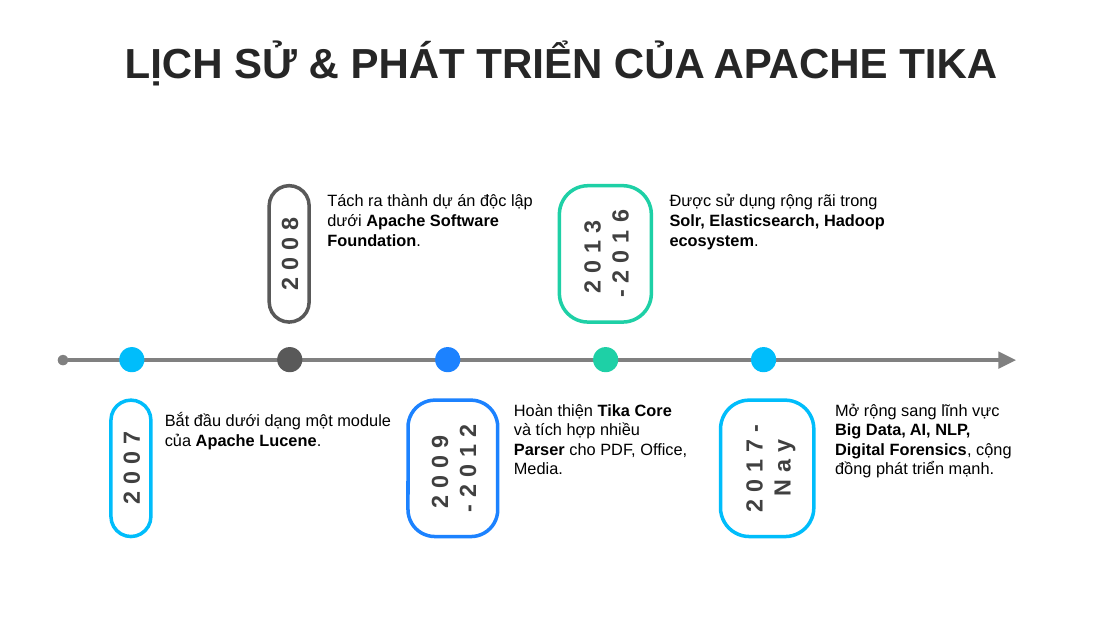
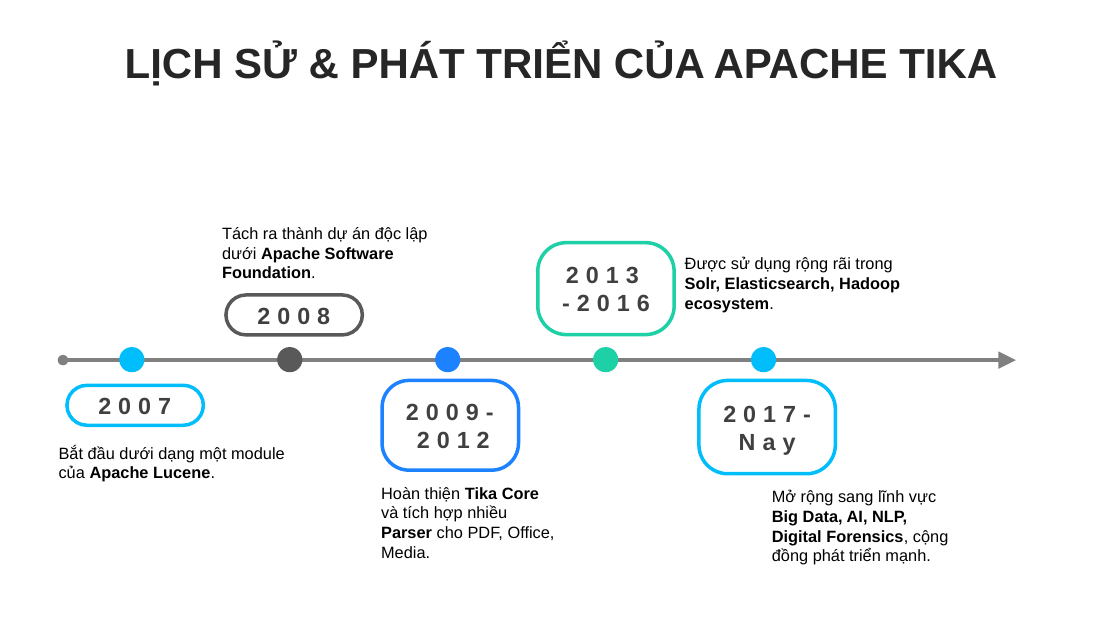
Before and after one commit to dexter826/tika_demo, a slide deck: slide 3 of Report_ApacheTika.pptx. Drawn at 1120x630 pixels with LibreOffice and Linux fonts; fonts in the diff are those of the drawing. Boxes give left, top, right and bottom in pixels: in the first picture for what was removed or moved away, otherwise in the second. Text is boxed around its words. In the diff, an @@ line names an element or a change of style, - is before the commit and + after.

```diff
--- a/Report_ApacheTika.pptx
+++ b/Report_ApacheTika.pptx
@@ text "Tách ra thành dự án ...": place and size @@
-text "Tách ra thành dự án ..." at [327, 194, 533, 246]
+text "Tách ra thành dự án ..." at [222, 227, 428, 278]
@@ text "2013-2016": place and size @@
-text "2013-2016" at [580, 218, 634, 296]
+text "2013-2016" at [562, 266, 650, 311]
@@ text "Được sử dụng rộng rãi ...": place and size @@
-text "Được sử dụng rộng rãi ..." at [670, 193, 885, 249]
+text "Được sử dụng rộng rãi ..." at [685, 256, 900, 312]
@@ text "2008": place and size @@
-text "2008" at [277, 224, 303, 288]
+text "2008" at [257, 307, 330, 324]
@@ rotation 270 to 0 degrees in 10 elements at [562, 266, 650, 311], [723, 405, 811, 455], [406, 403, 494, 448], [257, 307, 330, 324], [98, 397, 171, 414], [538, 243, 674, 335], [699, 381, 835, 474], [382, 381, 518, 471], [226, 295, 362, 335], [67, 386, 203, 426] @@
@@ text "2007": place and size @@
-text "2007" at [119, 439, 145, 503]
+text "2007" at [98, 397, 171, 414]
@@ text "2017-": place and size @@
-text "2017-" at [741, 440, 795, 510]
+text "2017-" at [723, 405, 811, 455]
@@ text "2009-2012": place and size @@
-text "2009-2012" at [427, 432, 481, 510]
+text "2009-2012" at [406, 403, 494, 448]
@@ text "Bắt đầu dưới dạng một ...": place and size @@
-text "Bắt đầu dưới dạng một ..." at [165, 413, 391, 450]
+text "Bắt đầu dưới dạng một ..." at [59, 445, 285, 482]
@@ text "Hoàn thiện Tika Core và ...": place and size @@
-text "Hoàn thiện Tika Core và ..." at [514, 404, 687, 474]
+text "Hoàn thiện Tika Core và ..." at [381, 487, 555, 558]
@@ text "Mở rộng sang lĩnh vực ...": place and size @@
-text "Mở rộng sang lĩnh vực ..." at [835, 403, 1011, 478]
+text "Mở rộng sang lĩnh vực ..." at [772, 489, 948, 565]
```
Also in this commit, not shown: 2 other files.
